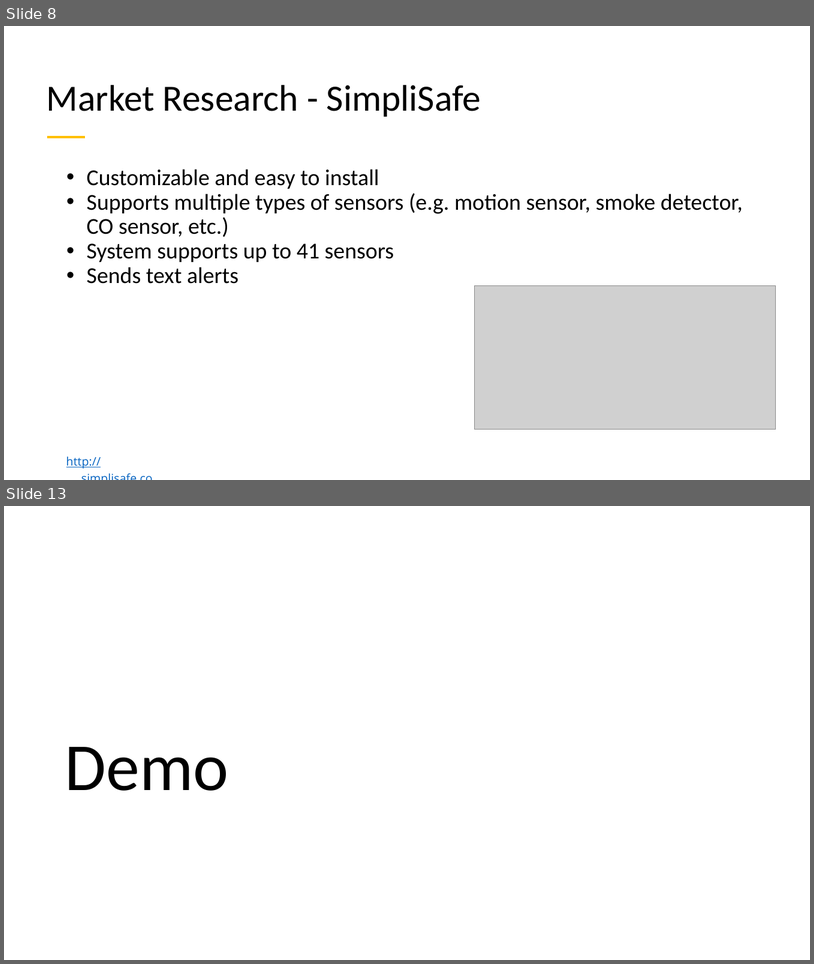
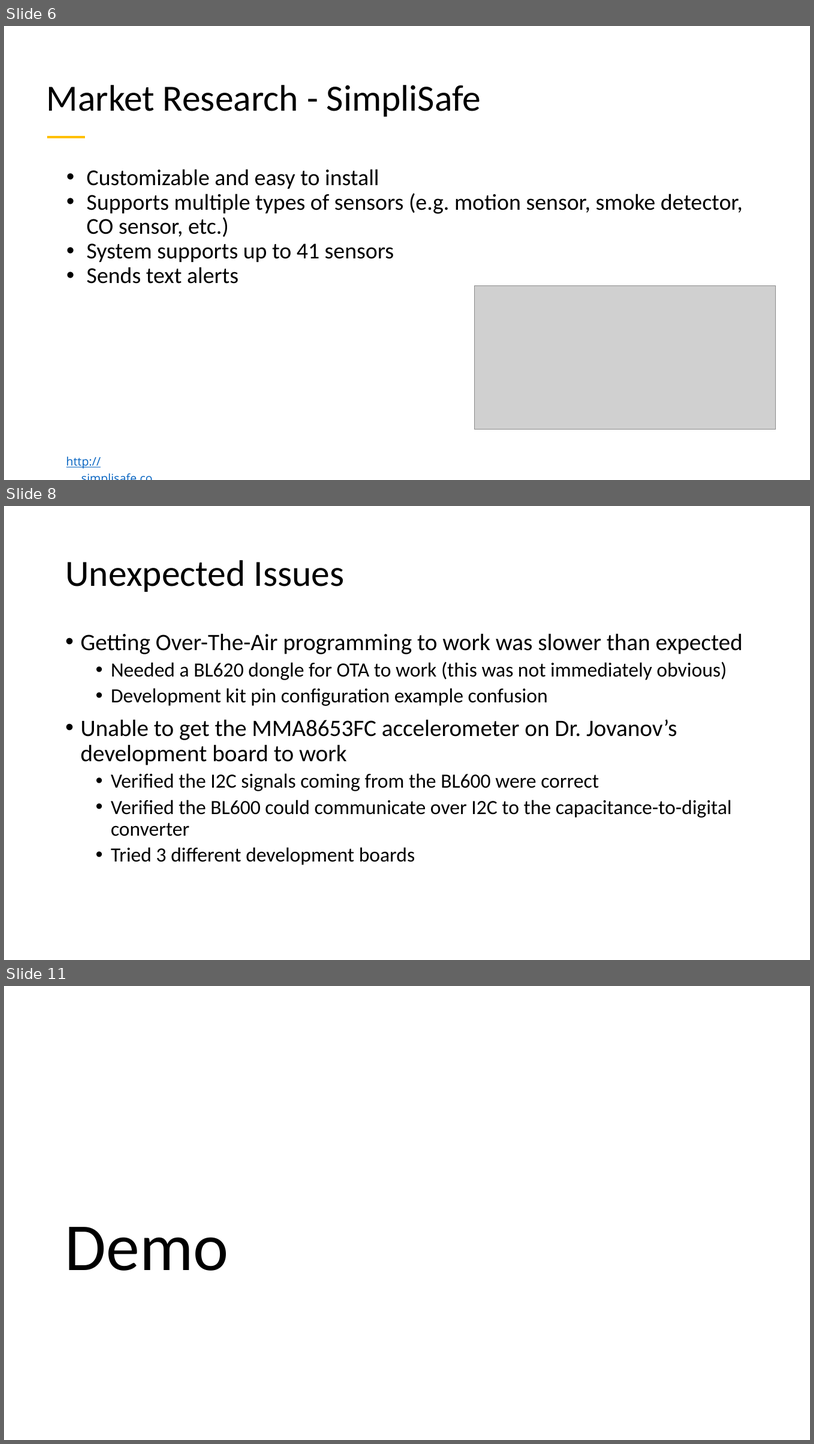
Before and after one commit to jbw3/CPE621Project, a slide deck: docs/AMDeSS_FinalPresentation.pptx. Shown one above the other, each under a label of ours: slides 8 and 13 before the commit, slides 6, 8 and 11 after it; the slides between them are not shown. The pictures are 814x964 and 814x1444 pixels, drawn with LibreOffice and Linux fonts; fonts in the diff are those of the drawing; grey boxes stand for pictures. Boxes give left, top, right and bottom in pixels: in the first picture for what was removed or moved away, otherwise in the second. Text is boxed around its words. In the diff, an @@ line names an element or a change of style, - is before the commit and + after.

```diff
--- a/docs/AMDeSS_FinalPresentation.pptx
+++ b/docs/AMDeSS_FinalPresentation.pptx
@@ slide 8 added at <box>4,506,810,960</box>, background #FFFFFF @@
@@ title added at <box>65,560,345,592</box>, 44 pt, text #000000 @@
+Unexpected Issues
@@ text added at <box>81,633,743,865</box>, 24 pt, text #000000 @@
+• Getting Over-The-Air programming to work was slower than expected
+  • Needed a BL620 dongle for OTA to work (this was not immediately obvious)
+  • Development kit pin configuration example confusion
+• Unable to get the MMA8653FC accelerometer on Dr. Jovanov’s development board to work
+  • Verified the I2C signals coming from the BL600 were correct
+  • Verified the BL600 could communicate over I2C to the capacitance-to-digital converter
+  • Tried 3 different development boards
@@ what was slide 8 is now slide 6 @@
@@ what was slide 13 is now slide 11 @@
```
Also in this commit, not shown: 1 slide changed, 3 other slides added, 6 slides removed.
